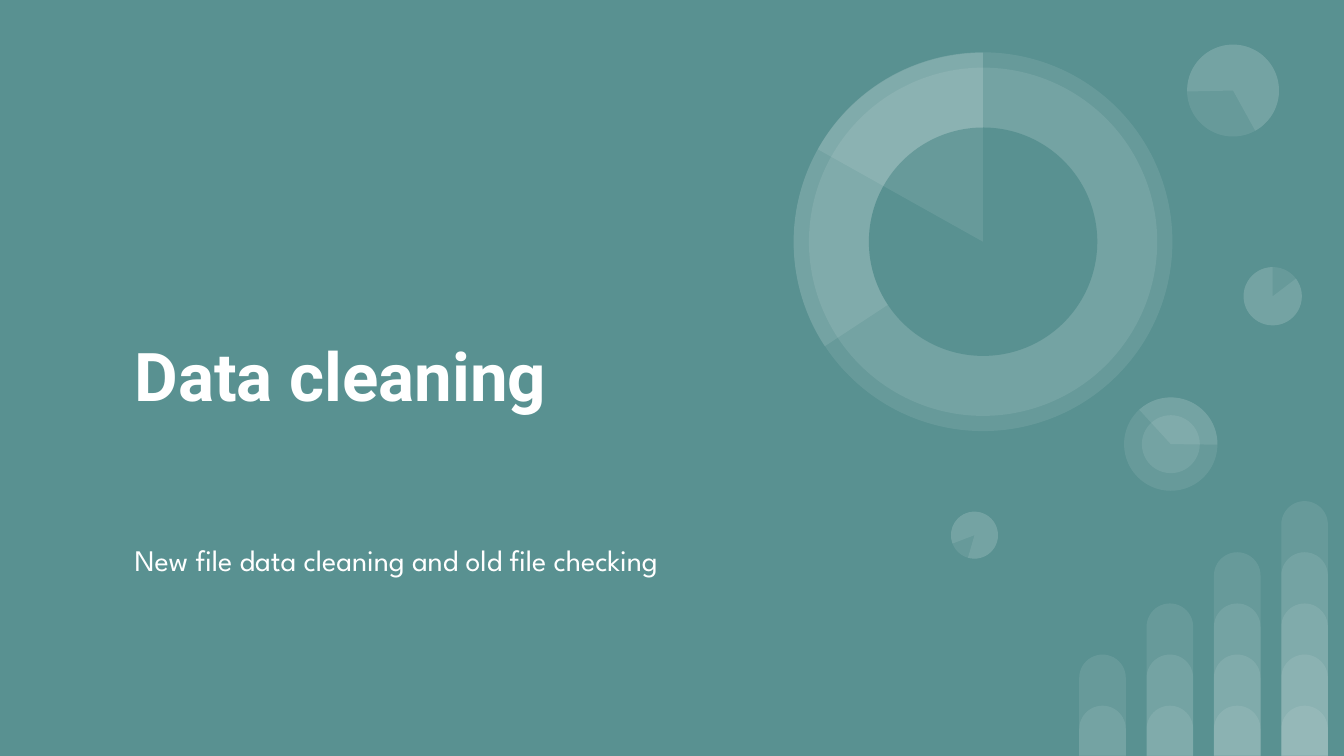
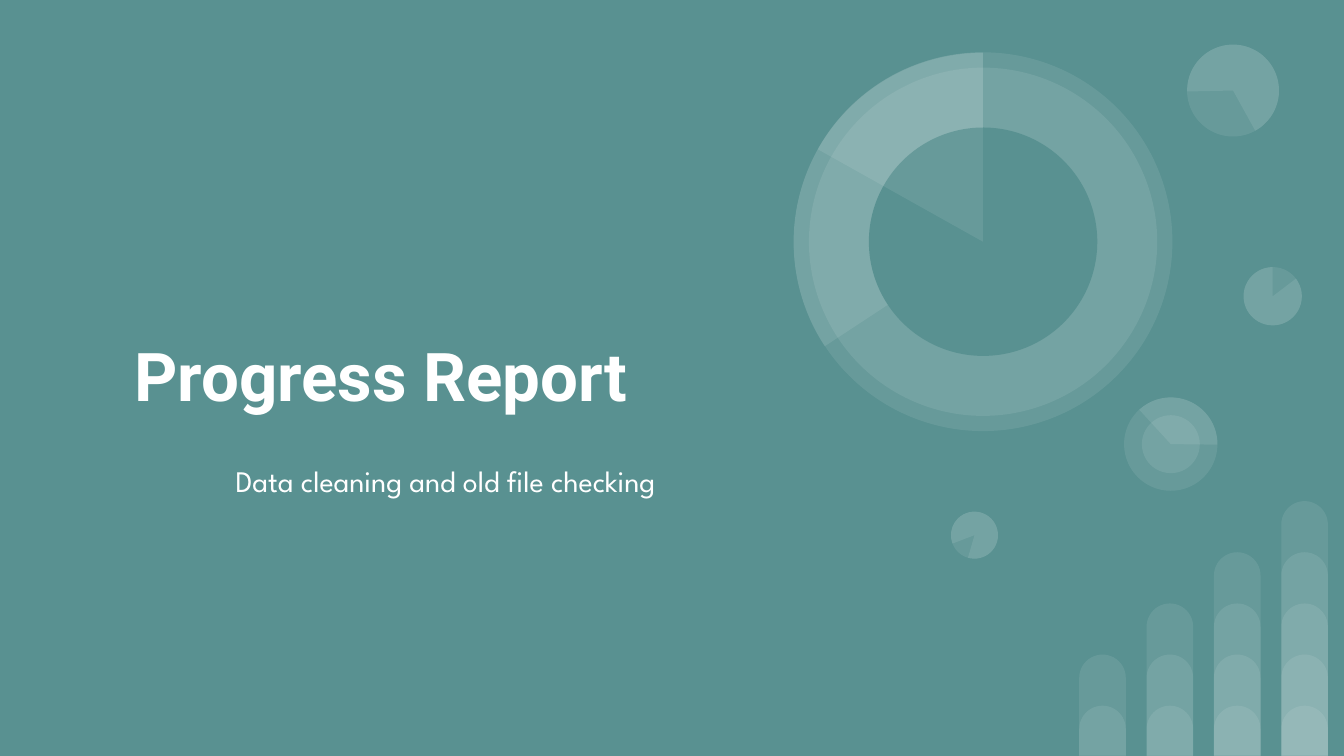
Before and after one commit to Mamunjsr24/Progress_report, a slide deck: slide 1 of Office_progress_report.pptx. Drawn at 1344x756 pixels with LibreOffice and Linux fonts; fonts in the diff are those of the drawing. Boxes give left, top, right and bottom in pixels: in the first picture for what was removed or moved away, otherwise in the second. Text is boxed around its words. In the diff, an @@ line names an element or a change of style, - is before the commit and + after.

Commit message:
Meeting day
Meeting day of this progress report.

```diff
--- a/Office_progress_report.pptx
+++ b/Office_progress_report.pptx
@@ title at bbox=[135, 353, 628, 415]: text changed @@
-Data cleaning
+Progress Report
@@ subtitle at bbox=[236, 471, 655, 499]: text changed @@
-New file data cleaning and old file checking
+Data cleaning and old file checking
```
Also in this commit, not shown: 1 other slide changed, 2 slides added.
